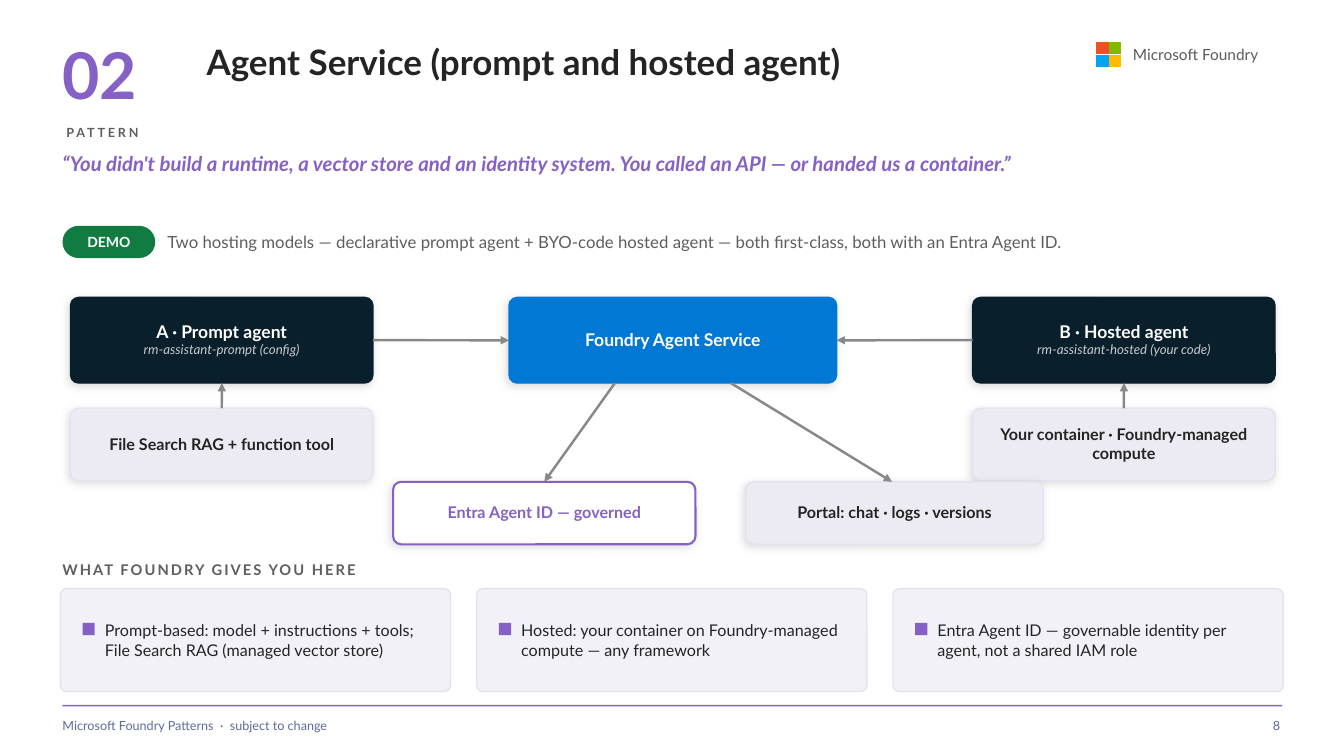
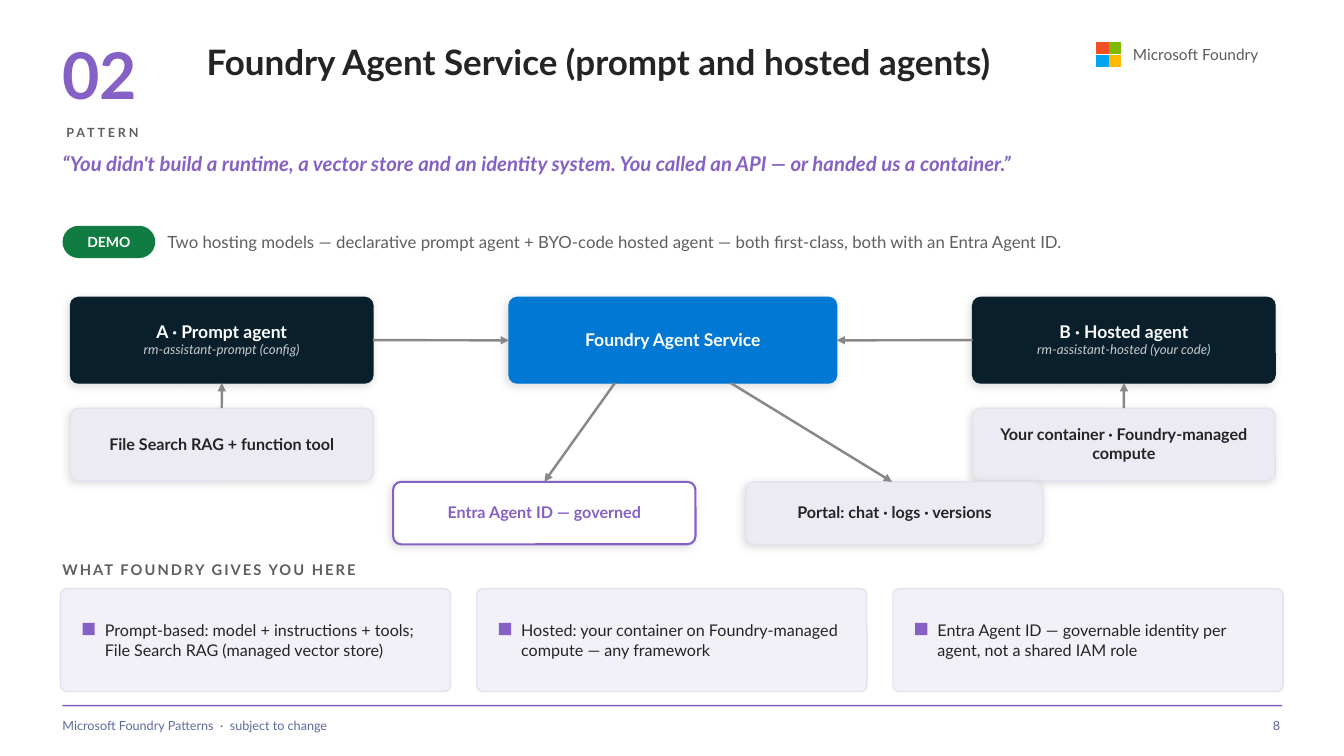
Before and after one commit to SridharArrabelly/foundry-pattern-library, a slide deck: slide 8 of foundry-patterns.pptx. Drawn at 1344x756 pixels with LibreOffice and Linux fonts; fonts in the diff are those of the drawing. Boxes give left, top, right and bottom in pixels: in the first picture for what was removed or moved away, otherwise in the second. Text is boxed around its words. In the diff, an @@ line names an element or a change of style, - is before the commit and + after.

```diff
--- a/foundry-patterns.pptx
+++ b/foundry-patterns.pptx
@@ text at (207,48,990,82): text changed @@
-Agent Service (prompt and hosted agent)
+Foundry Agent Service (prompt and hosted agents)
```
Also in this commit, not shown: 14 other slides changed, 49 other files.
